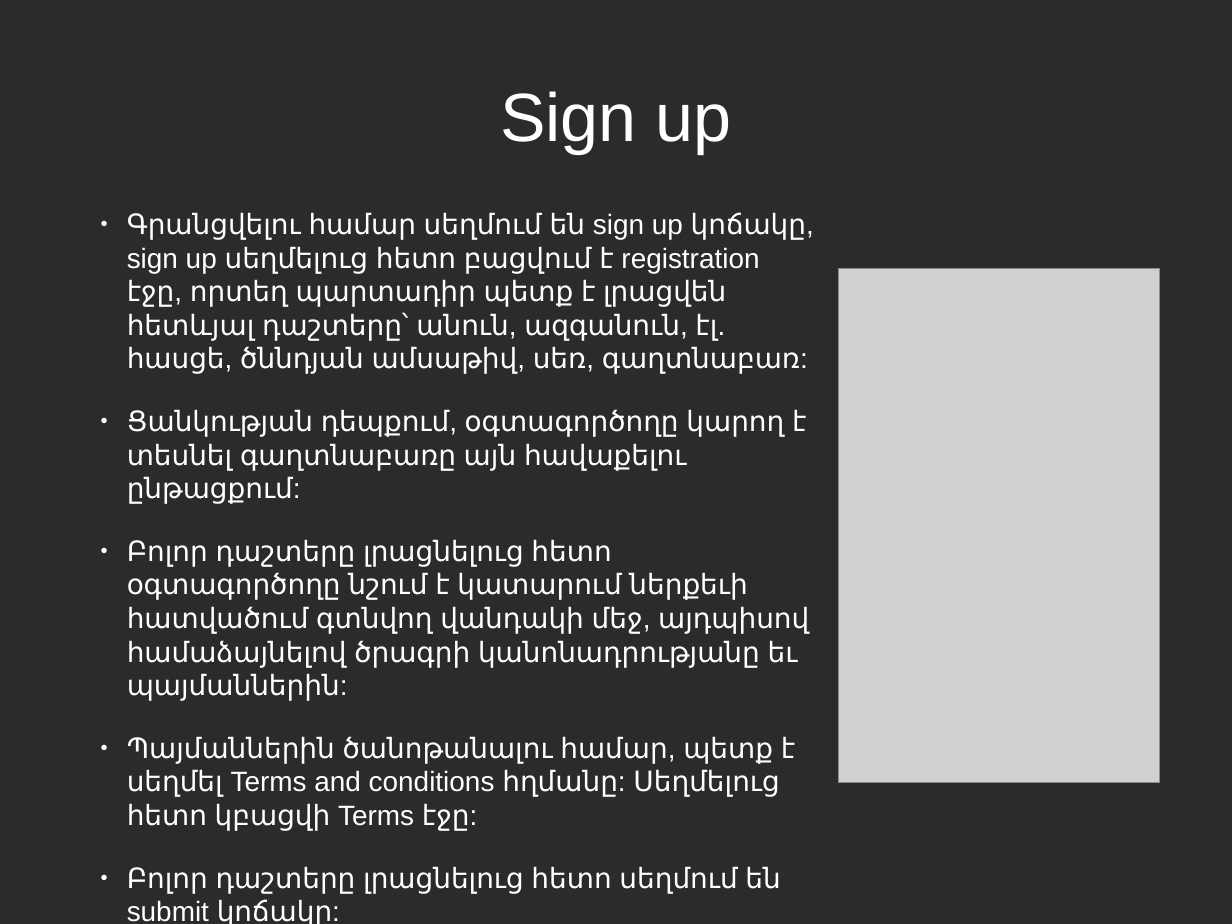
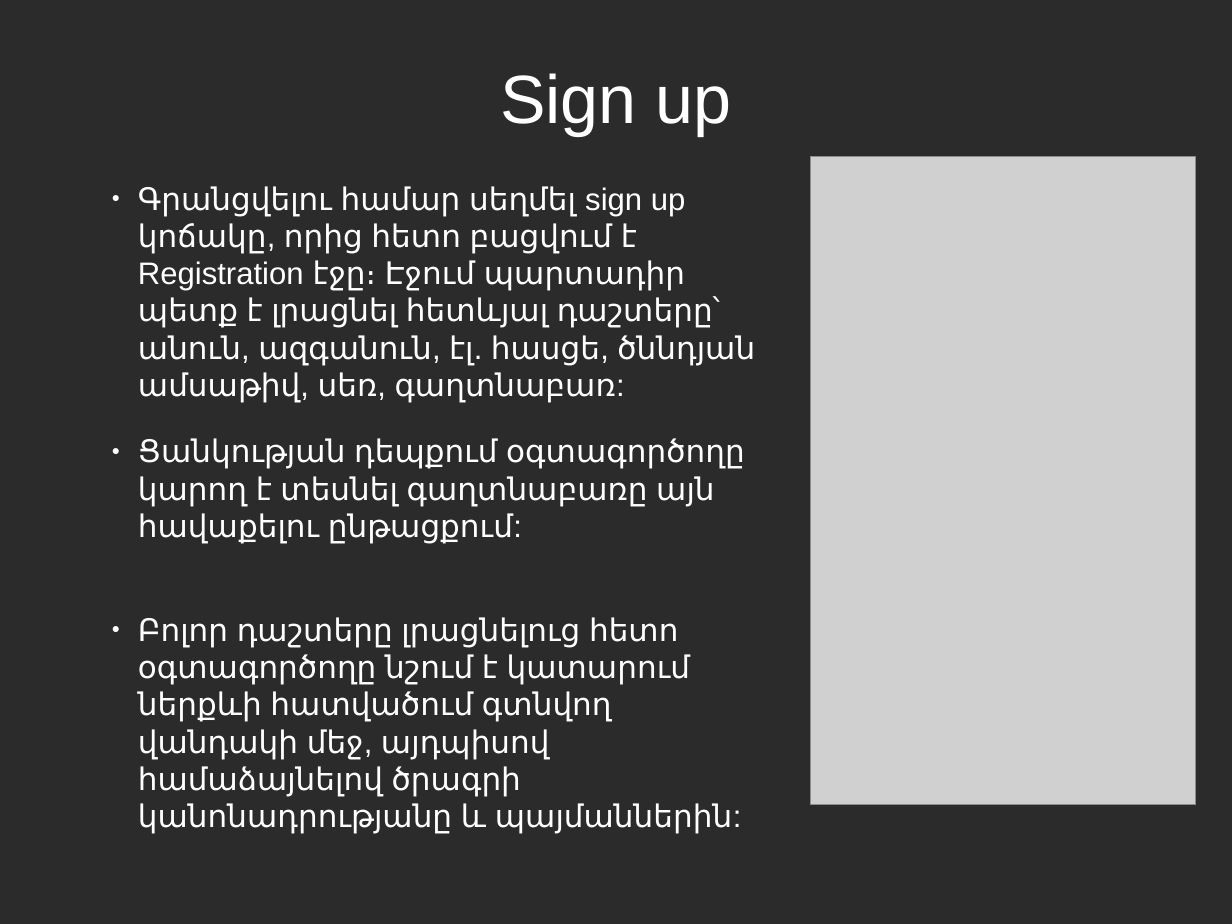
Before and after one commit to vanit-basic/instant_messenger, a slide deck: slide 5 of Documentation/Documentation.odp. Drawn at 1232x924 pixels with LibreOffice and Linux fonts; fonts in the diff are those of the drawing; grey boxes stand for pictures; background and template pictures are left out; a plain dark background stands for a picture behind light text. Boxes give left, top, right and bottom in pixels: in the first picture for what was removed or moved away, otherwise in the second. Text is boxed around its words. In the diff, an @@ line names an element or a change of style, - is before the commit and + after.

```diff
--- a/Documentation/Documentation.odp
+++ b/Documentation/Documentation.odp
@@ title "Sign up": place and size @@
-title "Sign up" at bbox=[500, 91, 732, 153]
+title "Sign up" at bbox=[500, 73, 732, 136]
@@ picture: place and size @@
-picture at bbox=[838, 268, 1160, 783]
+picture at bbox=[811, 157, 1196, 805]
@@ text at bbox=[138, 186, 755, 834]: text changed; size 18 to 20 pt @@
-● Գրանցվելու համար սեղմում են sign up կոճակը, sign up սեղմելուց հետո բացվում է registration էջը, որտեղ պարտադիր պետք է լրացվեն հետևյալ դաշտերը՝ անուն, ազգանուն, էլ. հասցե, ծննդյան ամսաթիվ, սեռ, գաղտնաբառ:
-● Ցանկության դեպքում, օգտագործողը կարող է տեսնել գաղտնաբառը այն հավաքելու ընթացքում:
-● Բոլոր դաշտերը լրացնելուց հետո օգտագործողը նշում է կատարում ներքեւի հատվածում գտնվող վանդակի մեջ, այդպիսով համաձայնելով ծրագրի կանոնադրությանը եւ պայմաններին:
-● Պայմաններին ծանոթանալու համար, պետք է սեղմել Terms and conditions հղմանը: Սեղմելուց հետո կբացվի Terms էջը:
-● Բոլոր դաշտերը լրացնելուց հետո սեղմում են submit կոճակը:
+● Գրանցվելու համար սեղմել sign up կոճակը, որից հետո բացվում է Registration էջը։ Էջում պարտադիր պետք է լրացնել հետևյալ դաշտերը՝ անուն, ազգանուն, էլ. հասցե, ծննդյան ամսաթիվ, սեռ, գաղտնաբառ:
+● Ցանկության դեպքում օգտագործողը կարող է տեսնել գաղտնաբառը այն հավաքելու ընթացքում:
+● Բոլոր դաշտերը լրացնելուց հետո օգտագործողը նշում է կատարում ներքևի հատվածում գտնվող վանդակի մեջ, այդպիսով համաձայնելով ծրագրի կանոնադրությանը և պայմաններին:
```
Also in this commit, not shown: 24 other slides changed, 1 slide added.
